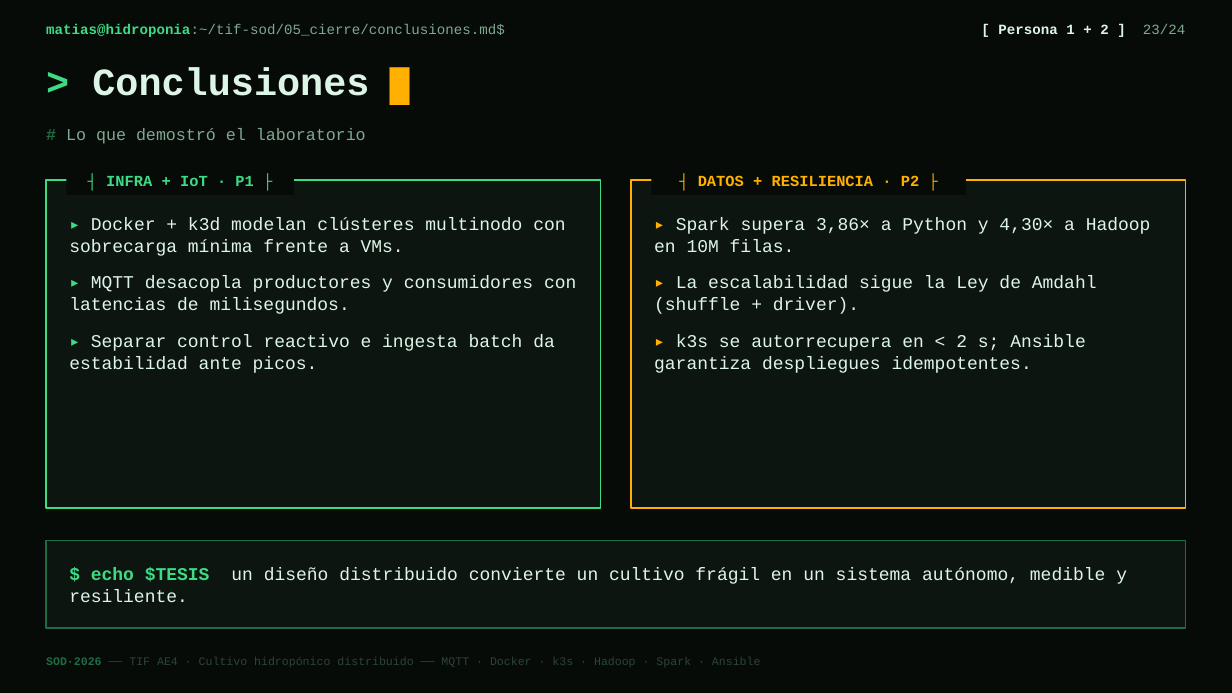
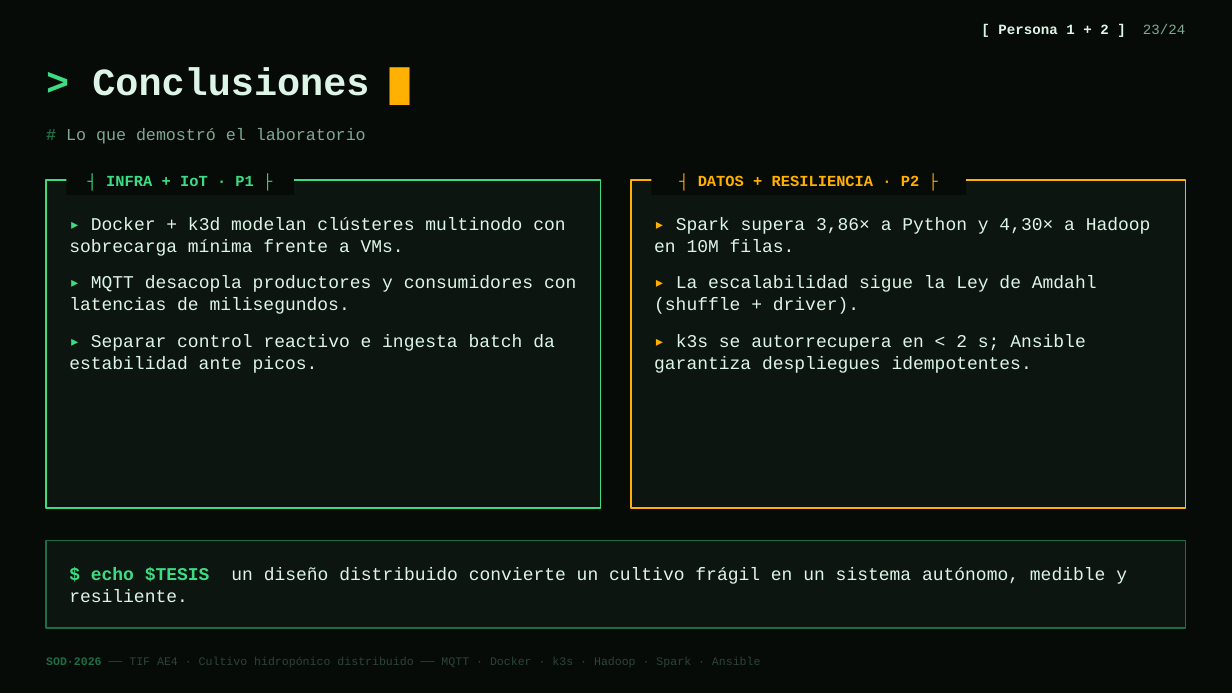
Before and after one commit to MatiasCarlsson/SOD, a slide deck: slide 23 of docs/Presentacion_TIF_SOD_2026.pptx. Drawn at 1232x693 pixels with LibreOffice and Linux fonts; fonts in the diff are those of the drawing; background and template pictures are left out. Boxes give left, top, right and bottom in pixels: in the first picture for what was removed or moved away, otherwise in the second. Text is boxed around its words. In the diff, an @@ line names an element or a change of style, - is before the commit and + after.

```diff
--- a/docs/Presentacion_TIF_SOD_2026.pptx
+++ b/docs/Presentacion_TIF_SOD_2026.pptx
@@ text removed at box(46, 24, 505, 37) @@
-matias@hidroponia:~/tif-sod/05_cierre/conclusiones.md$
```
Also in this commit, not shown: 23 other slides changed, 2 other files.
